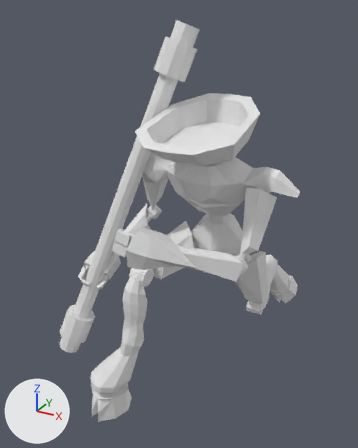
One commit to the Blender file Assets/Resources/Models/Manticore.blend: the scene before it, then after it.
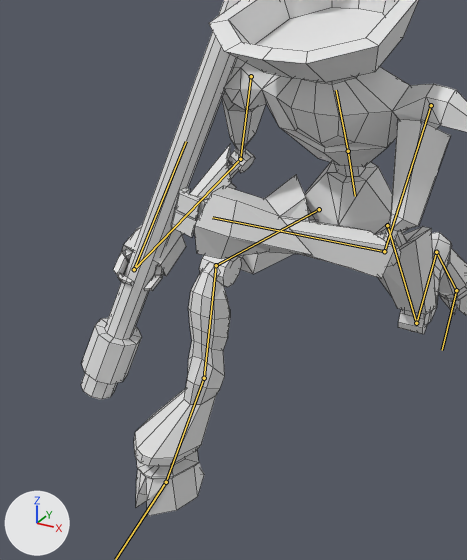
Each version is shown whole from a 50 mm lens placed at (3.19, -17.94, 6.94), pointed at (-0.66, -10.94, 3.44), then close up on the part from 3% to 80% of the width and 26% to 100% of the height. The axes (+X, +Y, +Z) are drawn at lower left. The lights are the same throughout. Both versions are drawn at frame 30 of the action '1.ManticoreRunCycle'; the numbers are the values there. The bones that bend it are drawn over the model as lines in the close-ups. The close-ups show mesh edges as thin lines.

Objects in the first close-up: 'Manticore'.
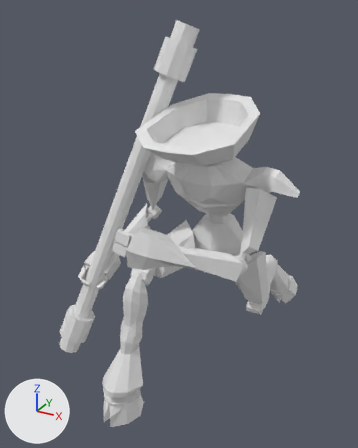
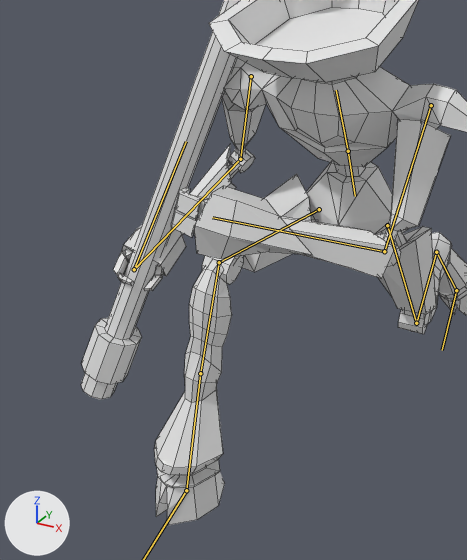
What differs and where, as boxes [x1, y1, x2, y2] in the close-ups (467 x 560 px):
```json
{"object": "Manticore", "change": "posed", "before": [81, 0, 467, 516], "after": [81, 0, 467, 526]}
{"bone": "Hoof.R", "before": "(204, 378) to (166, 482)", "after": "(200, 373) to (186, 490)"}
```

Scene script edits in JSON lines:
```json
{"block": "bone_hoof_r", "where": "bone_hoof_r = bpy.data.objects['Armature'].pose.bones['Hoof.R']  # child of 'Calf.R'"}
{"op": "set", "path": "bone_hoof_r.rotation_quaternion", "old": "(0.703, -0.698, -0.131, 0.046)", "new": "(0.7, -0.699, 0.014, 0.15)", "note": "degrees (-90, -7, 14) -> degrees (-89, 13, 11)"}
{"block": "bone_foot_r", "where": "bone_foot_r = bpy.data.objects['Armature'].pose.bones['Foot.R']  # child of 'Root'"}
{"op": "set", "path": "bone_foot_r.location", "old": "(-0.116, 12.703, 0.383)", "new": "(-0.37, 12.703, 0.383)"}
```
